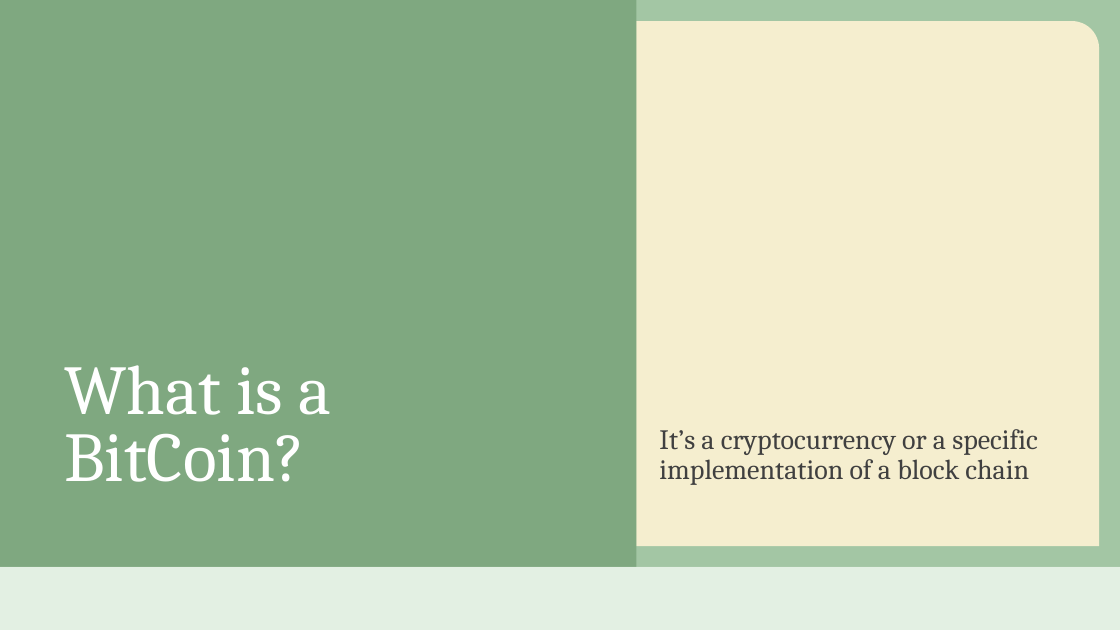
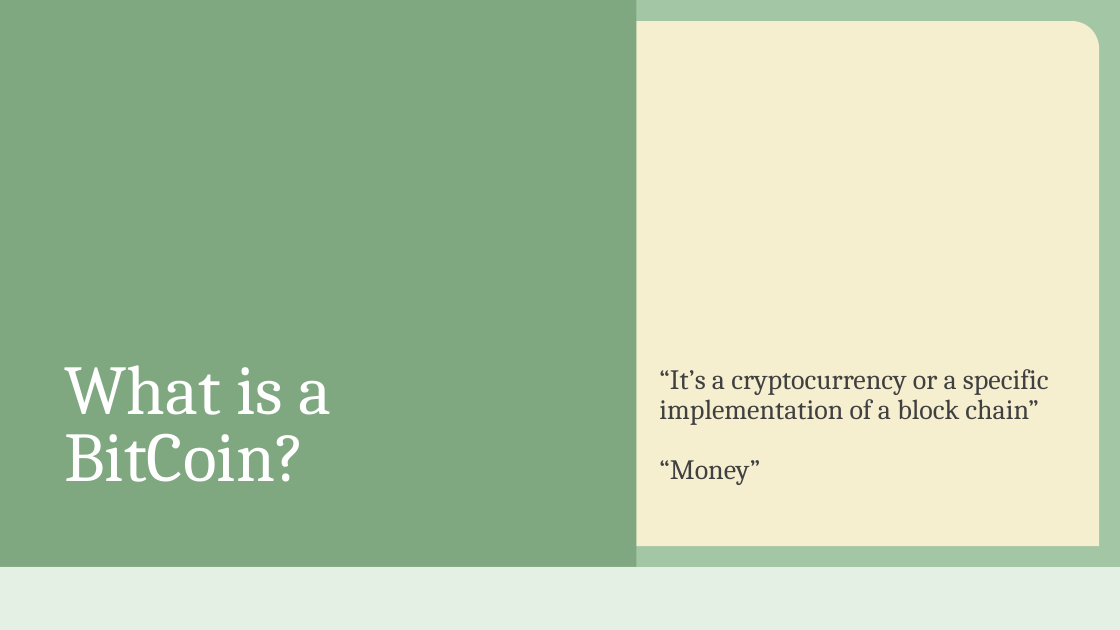
Before and after one commit to adampridmore/BrassBitCoin, a slide deck: slide 3 of Yorkshore-BrassBitCoin.pptx. Drawn at 1120x630 pixels with LibreOffice and Linux fonts; fonts in the diff are those of the drawing; background and template pictures are left out. Boxes give left, top, right and bottom in pixels: in the first picture for what was removed or moved away, otherwise in the second. Text is boxed around its words. In the diff, an @@ line names an element or a change of style, - is before the commit and + after.

```diff
--- a/Yorkshore-BrassBitCoin.pptx
+++ b/Yorkshore-BrassBitCoin.pptx
@@ subtitle at [659, 369, 1049, 485]: text changed @@
-It’s a cryptocurrency or a specific implementation of a block chain
+“It’s a cryptocurrency or a specific implementation of a block chain”
+“Money”
```
Also in this commit, not shown: 2 other slides changed, 4 slides added, 1 slide removed.
